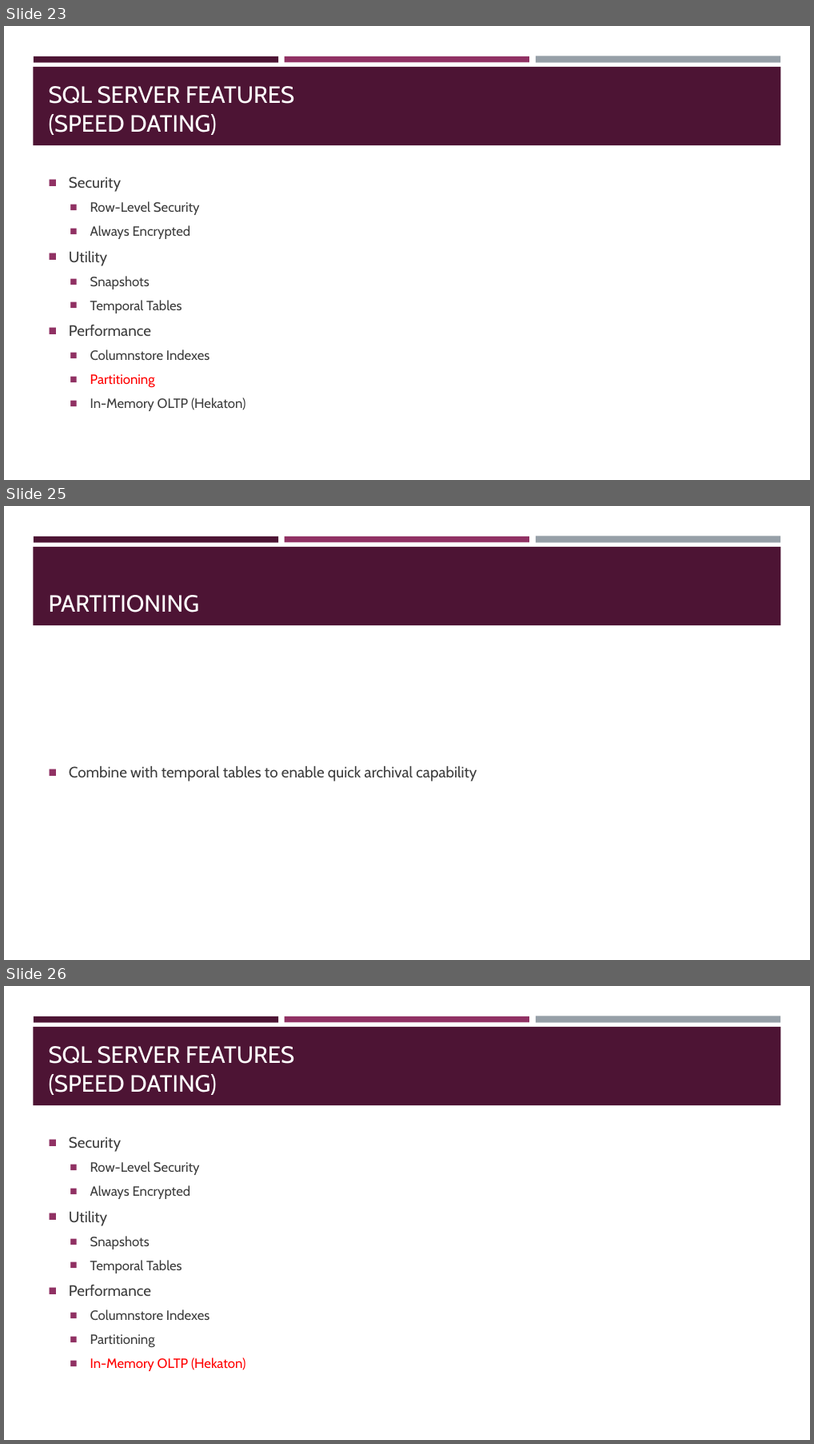
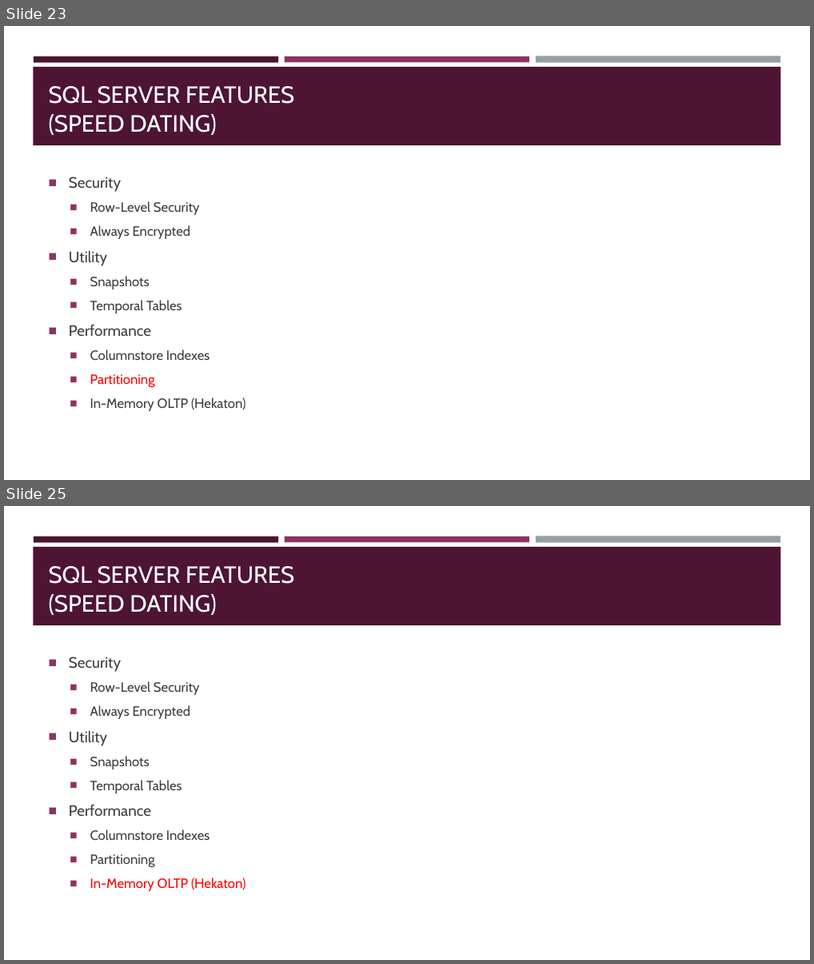
Before and after one commit to sqltran/SevenAwesomeSQLFeatures, a slide deck: AwesomeFreeSQLServerFeatures.pptx. Shown one above the other, each under a label of ours: slides 23, 25 and 26 before the commit, slides 23 and 25 after it; the slides between them are not shown. The pictures are 814x1444 and 814x964 pixels, drawn with LibreOffice and Linux fonts; fonts in the diff are those of the drawing. Boxes give left, top, right and bottom in pixels: in the first picture for what was removed or moved away, otherwise in the second. Text is boxed around its words. In the diff, an @@ line names an element or a change of style, - is before the commit and + after.

```diff
--- a/AwesomeFreeSQLServerFeatures.pptx
+++ b/AwesomeFreeSQLServerFeatures.pptx
@@ slide 25 removed at (4, 506, 810, 960), background #FFFFFF; not listed: 4 template elements that a slide beside it also shows @@
@@ title removed at (49, 595, 199, 612) @@
-PARTITIONING
@@ text removed at (69, 766, 477, 781) @@
-■ Combine with temporal tables to enable quick archival capability
@@ what was slide 26 is now slide 25 @@
```
Also in this commit, not shown: 2 slides changed.
